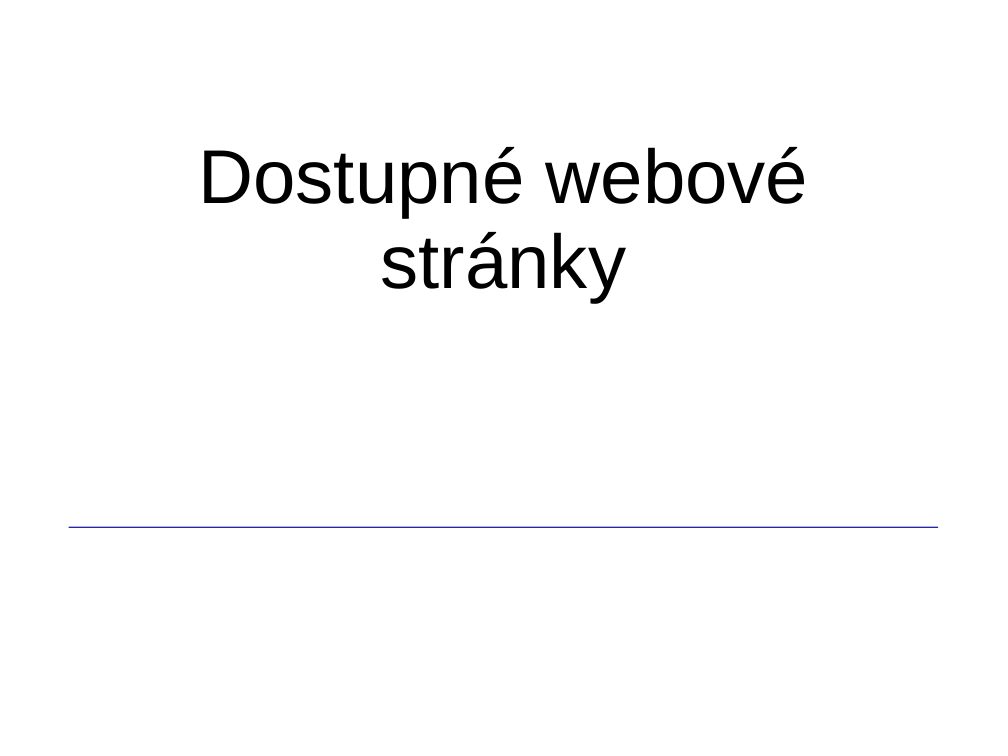
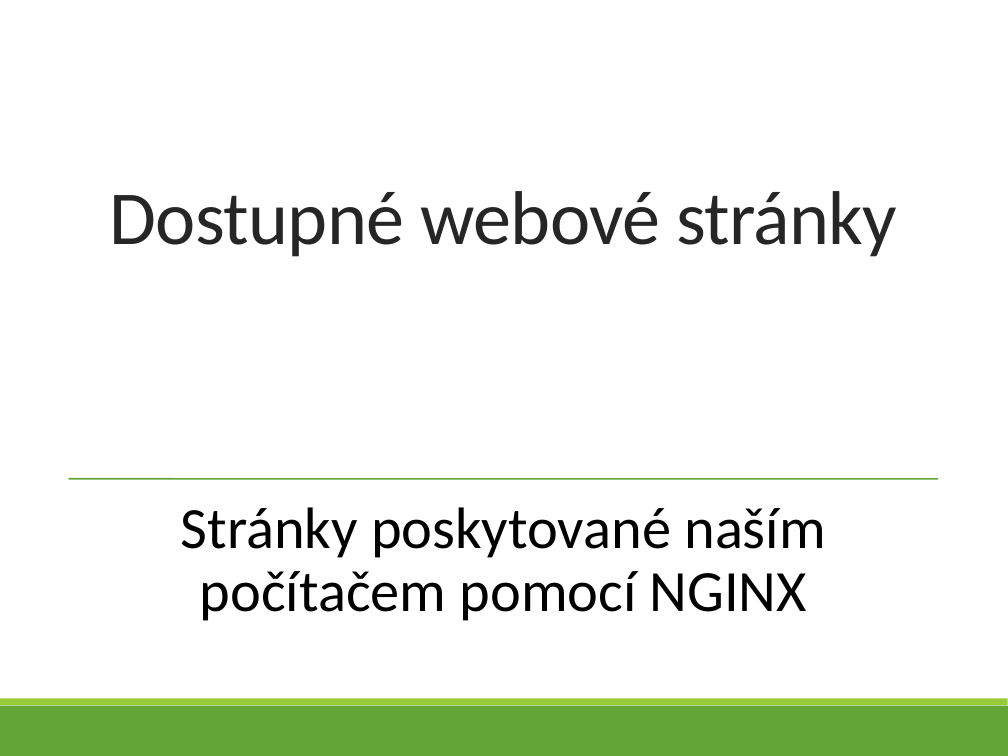
Before and after one commit to bastakka/graduation, a slide deck: slide 22 of Thesis/V4D Bašta Karel - 5 - VMware.pptx. Drawn at 1008x756 pixels with LibreOffice and Linux fonts; fonts in the diff are those of the drawing. Boxes give left, top, right and bottom in pixels: in the first picture for what was removed or moved away, otherwise in the second. Text is boxed around its words. In the diff, an @@ line names an element or a change of style, - is before the commit and + after.

```diff
--- a/Thesis/V4D Bašta Karel - 5 - VMware.pptx
+++ b/Thesis/V4D Bašta Karel - 5 - VMware.pptx
@@ title "Dostupné webové stránky" at (110, 191, 897, 257): font Arial to Calibri, text colour #000000 to #262626, letter spacing 0 to -0.6 pt; line spacing 0.93 to 0.85 @@
@@ line moved from (69, 528) - (938, 528) to (69, 479) - (938, 479) @@
@@ line (69, 479) - (938, 479): stroke #2929A8 1 pt to #63A537 1.25 pt @@
@@ line added from (100, 479) to (917, 479), #808080 0.5 pt @@
@@ text added at (181, 507, 825, 621), 46 pt, text #000000 @@
+Stránky poskytované naším počítačem pomocí NGINX
@@ rectangle added at (0, 706, 1008, 756), fill #63A537 @@
@@ rectangle added at (0, 699, 1008, 706), fill #99CB38 @@
```
Also in this commit, not shown: 42 other slides changed, 1 slide added, 5 other files.
